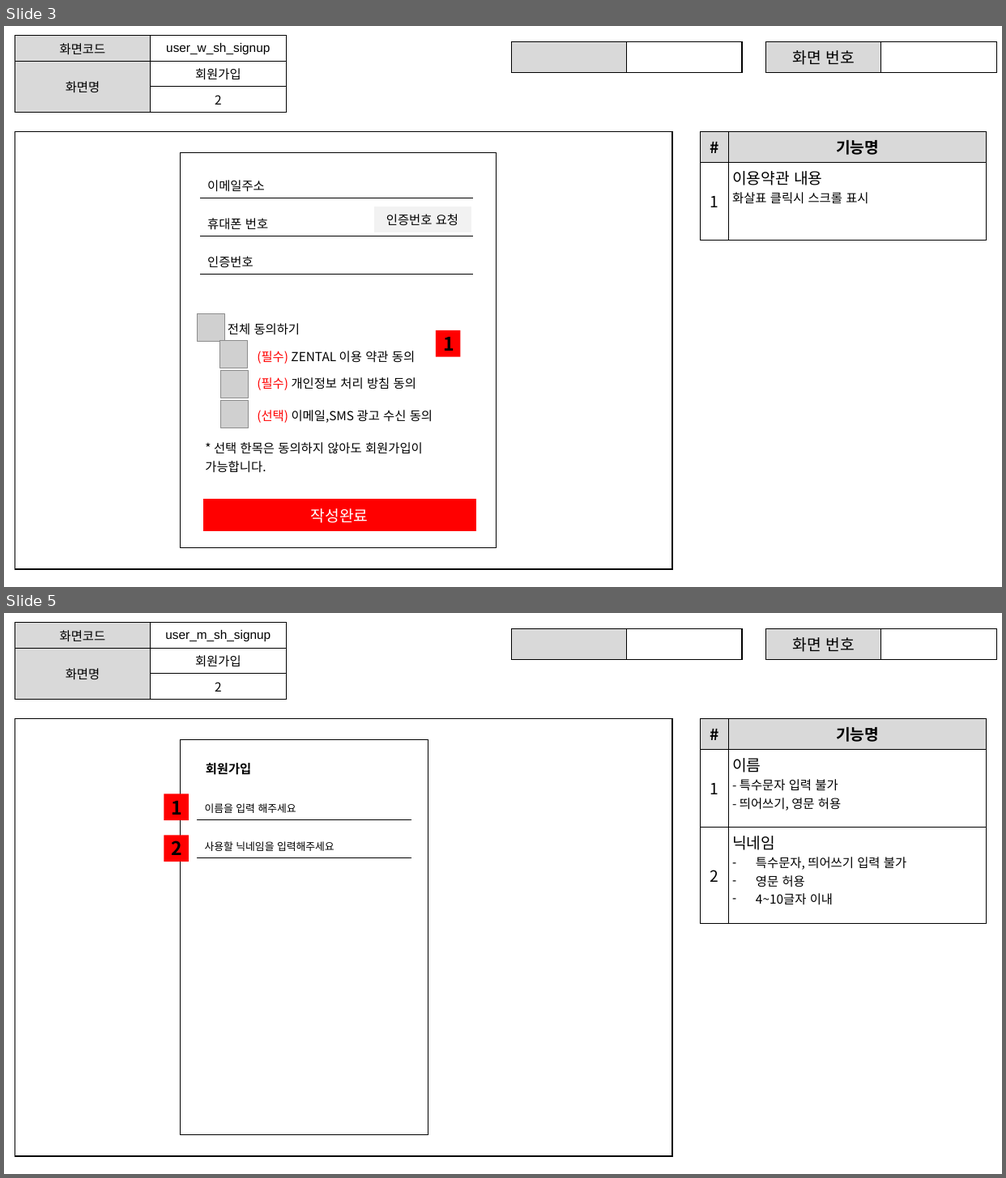
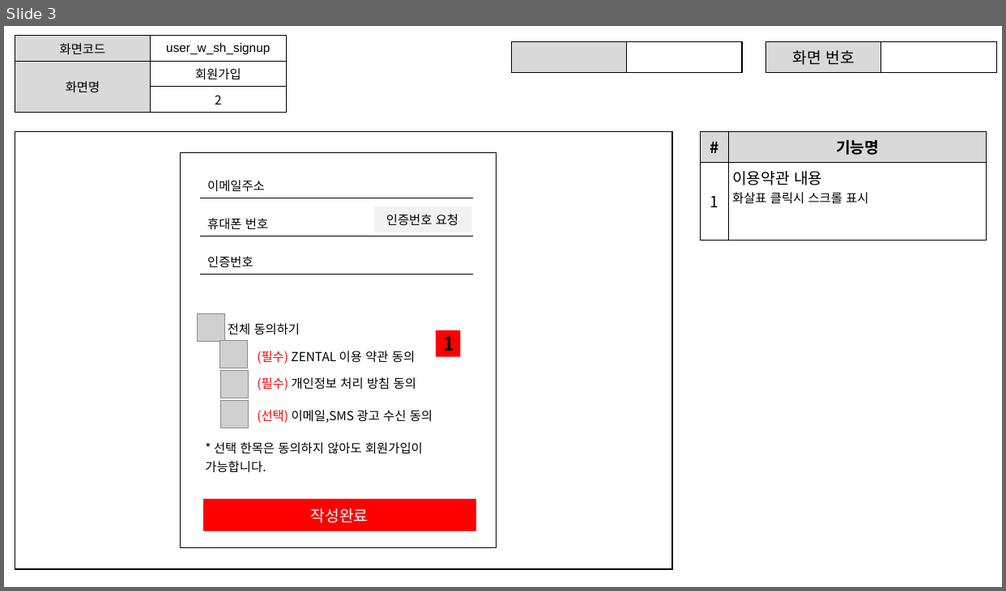
Before and after one commit to ezenteam2/RentalEquip, a slide deck: 0 발표용 파워포인트/project04 - 파워포인트 종합 - 서희.pptx. Shown one above the other, each under a label of ours: slides 3 and 5 before the commit, slide 3 after it; the slides between them are not shown. The pictures are 1006x1178 and 1006x591 pixels, drawn with LibreOffice and Linux fonts; fonts in the diff are those of the drawing; grey boxes stand for pictures. Boxes give left, top, right and bottom in pixels: in the first picture for what was removed or moved away, otherwise in the second. Text is boxed around its words. In the diff, an @@ line names an element or a change of style, - is before the commit and + after.

```diff
--- a/0 발표용 파워포인트/project04 - 파워포인트 종합 - 서희.pptx
+++ b/0 발표용 파워포인트/project04 - 파워포인트 종합 - 서희.pptx
@@ slide 5 removed at box(4, 613, 1002, 1174), background #FFFFFF @@
@@ table removed at box(15, 623, 286, 695), 3 rows, 2 columns @@
-화면코드 | user_m_sh_signup
-화면명 | 회원가입
- | 2
@@ table removed at box(512, 629, 742, 656), 1 rows, 2 columns @@
- | 
@@ table removed at box(766, 629, 997, 656), 1 rows, 2 columns @@
-화면 번호 | 
@@ rectangle removed at box(15, 718, 671, 1157) @@
@@ table removed at box(701, 718, 987, 924), 3 rows, 2 columns @@
-# | 기능명
-1 | 이름 / - 특수문자 입력 불가 / - 띄어쓰기, 영문 허용
-2 | 닉네임 / 특수문자, 띄어쓰기 입력 불가 / 영문 허용 / 4~10글자 이내
@@ rectangle removed at box(180, 739, 428, 1135) @@
@@ rectangle removed at box(202, 752, 308, 786) @@
-회원가입
@@ rectangle removed at box(164, 794, 189, 820) @@
-1
@@ table removed at box(197, 797, 411, 817), 1 rows, 1 columns @@
-이름을 입력 해주세요
@@ rectangle removed at box(164, 835, 189, 862) @@
-2
@@ table removed at box(197, 835, 411, 855), 1 rows, 1 columns @@
-사용할 닉네임을 입력해주세요
```
Also in this commit, not shown: 13 slides added, 5 other slides removed.
